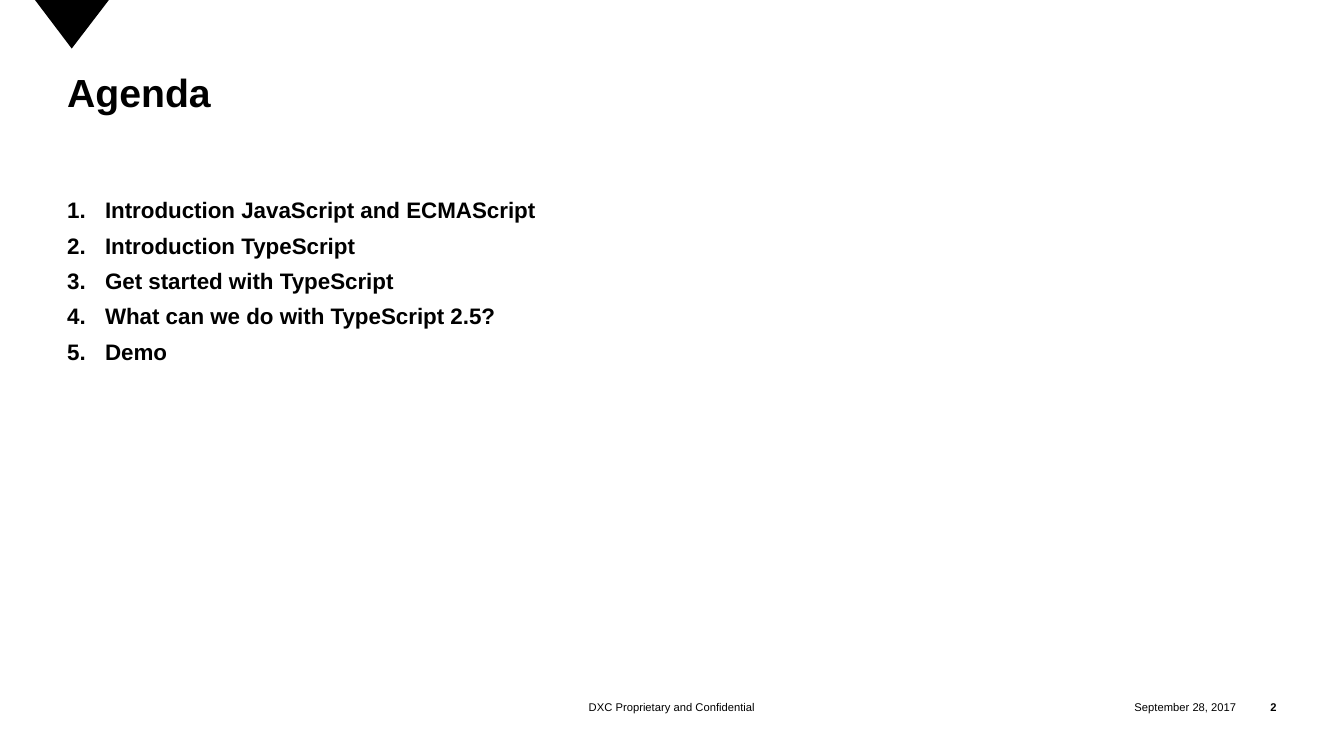
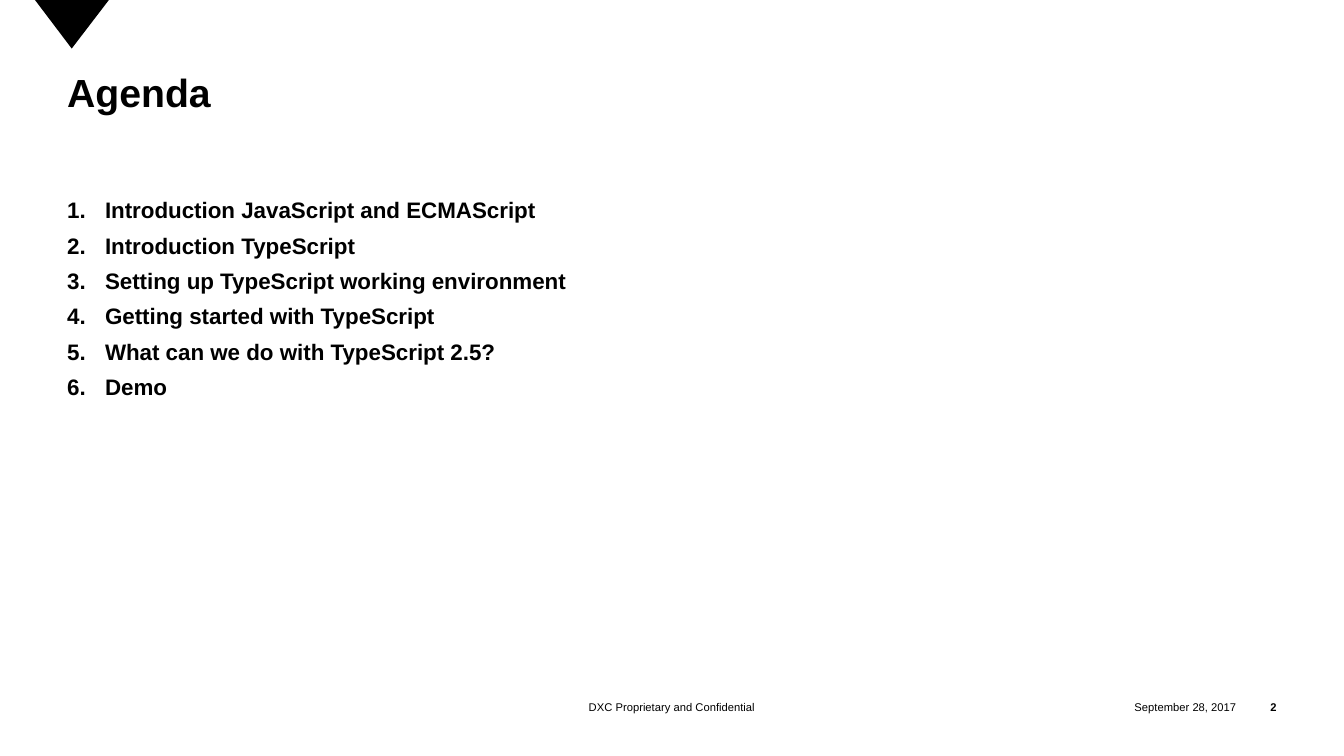
Before and after one commit to tranminhtrong/initial_bat_files, a slide deck: slide 2 of Introduction TypeScript.pptx. Drawn at 1344x756 pixels with LibreOffice and Linux fonts; fonts in the diff are those of the drawing; background and template pictures are left out. Boxes give left, top, right and bottom in pixels: in the first picture for what was removed or moved away, otherwise in the second. Text is boxed around its words. In the diff, an @@ line names an element or a change of style, - is before the commit and + after.

```diff
--- a/Introduction TypeScript.pptx
+++ b/Introduction TypeScript.pptx
@@ text at (x1=105, y1=272, x2=566, y2=329): text changed @@
-3. Get started with TypeScript
+3. Setting up TypeScript working environment
+4. Getting started with TypeScript
```
Also in this commit, not shown: 23 slides added, 1 slide removed, 1 other file.
